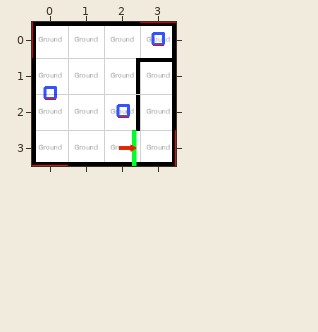
Two states of a Tiled map, CassiopeeUnity/Assets/Worlds/Cassiopee/Data/Level2Room5.tmx. Above: the version before the commit.
Cells are 50x50 px. Shown: x 0..3, y 0..3.
After:
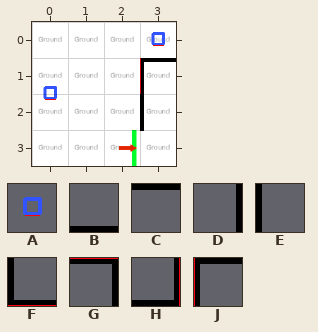
Key: from "Deco": A 6 "object"; from "Master": B 4 "/Base/Wall", C 4 turned 180 "/Base/Wall", D 4 turned 270 "/Base/Wall", E 4 turned 90 "/Base/Wall", F 5 "/Base/Corner", G 5 turned 180 "/Base/Corner", H 5 turned 270 "/Base/Corner", J 5 turned 90 "/Base/Corner".
_ is an empty cell.
Objects are placed by their top-left corner, in cells (3,4 is the top-left corner of cell 3,4); size is 1x1 cell unless given.
Commit message: Patch exit vent
Difference:
{"where": "layer \"Floor 0/Walls2\""}
{"y":1,"x":2,"old":"DC","new":"_J"}
{"y":2,"x":3,"old":"_","new":"E"}
{"where": "layer \"Floor 0/WallsAboveVent\""}
{"y":2,"x":2,"old":"D_","new":"_E"}
{"where": "layer \"Floor 0/Walls\" (now hidden)"}
{"y":0,"x":0,"old":"JCCG","new":"____"}
{"y":1,"x":0,"old":"E","new":"_"}
{"y":1,"x":3,"old":"D","new":"_"}
{"y":2,"x":0,"old":"E","new":"_"}
{"y":2,"x":3,"old":"D","new":"_"}
{"y":3,"x":0,"old":"FBBH","new":"____"}
{"where": "layer \"Floor 0/Objects\""}
{"was": "A \"Vent\" at 2,2"}
{"label":"changed","picture_box":[32,22,176,166]}
